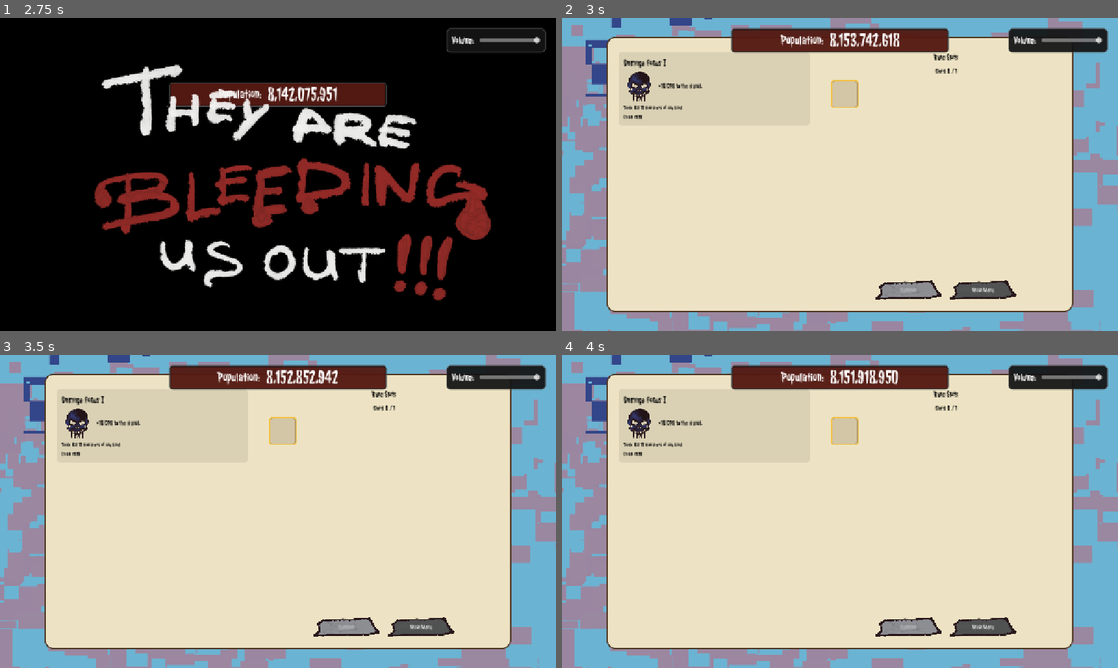
Above: before the commit, frames 1-4 (two rows, left to right).
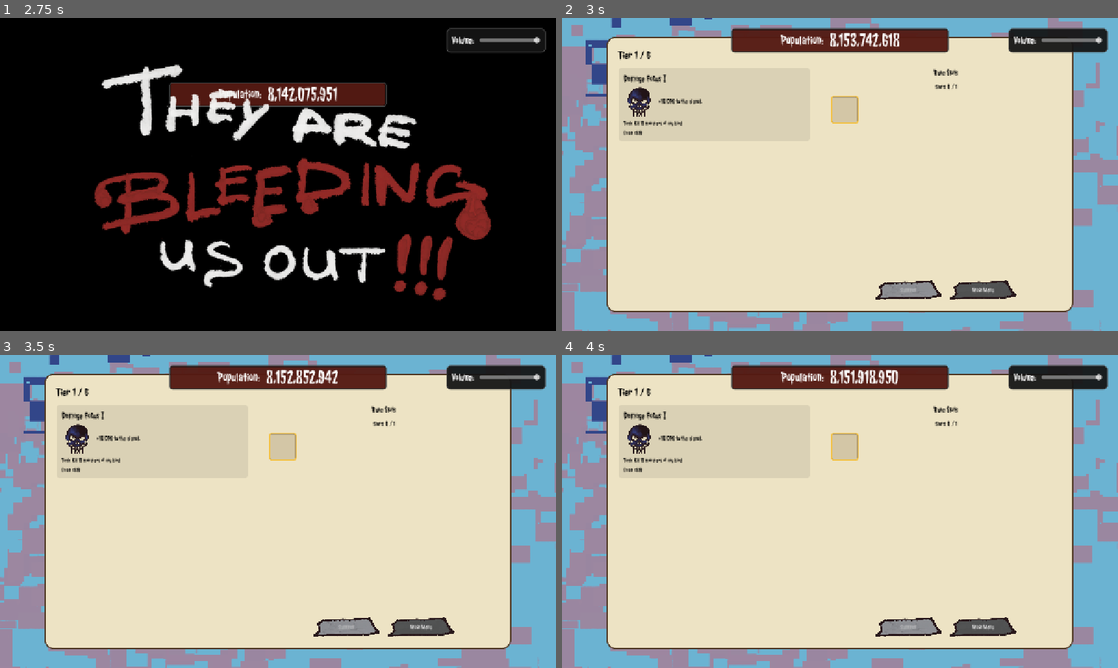
Above: after the commit, the same moments.

Repository: Tapot/ld59
Game: Godot game, scene res://scenes/flow/main_menu.tscn
The game is run twice, just before and just after one commit, with the same random seed, the same clock (stepped at 60 frames per second) and the same inputs. Sound files missing from this copy of the repository are replaced by a short silence.
Inputs (mouse positions are in pixels of both pictures, inside the frame that each line leads up to):
- Up to frame 1 (2.75 s): click "Let's Go" at 0.5 s; move the mouse to (400, 158) at 1.27 s; click (400, 158) at 1.42 s; move the mouse to (166, 190) at 2.02 s; click (166, 190) at 2.17 s
- Up to frame 2 (3 s): move the mouse to (895, 105) at 2.77 s; click (895, 105) at 2.92 s
- Up to frame 3 (3.5 s): no input
- Up to frame 4 (4 s): move the mouse to (812, 574) at 3.52 s; click (812, 574) at 3.67 s

Frame 1 is identical in both runs. In frame 2, 1.9% of the frame differs, in the area x 10-72%, y 10-38%; in frame 3, 1.9%; in frame 4, 1.9%.

Commit message:
after all refactoring

Diff:
--- a/scenes/flow/game.tscn
+++ b/scenes/flow/game.tscn
@@ -16,18 +16,6 @@
 border_width_right = 4
 border_width_bottom = 4
 border_color = Color(0.52, 0.52, 0.52, 1)
-
-[sub_resource type="StyleBoxFlat" id="3"]
-bg_color = Color(0.09, 0.09, 0.09, 1)
-border_width_left = 3
-border_width_top = 3
-border_width_right = 3
-border_width_bottom = 3
-border_color = Color(0.35, 0.35, 0.35, 1)
-corner_radius_top_left = 10
-corner_radius_top_right = 10
-corner_radius_bottom_right = 10
-corner_radius_bottom_left = 10
 
 [sub_resource type="StyleBoxTexture" id="2"]
 texture = ExtResource("8_runback")
@@ -63,50 +51,6 @@
 grow_vertical = 2
 theme_override_styles/panel = SubResource("1")
 
-[node name="TopBar" type="Panel" parent="OuterFrame" unique_id=947819436]
-visible = false
-layout_mode = 1
-anchors_preset = 10
-anchor_right = 1.0
-offset_left = 18.0
-offset_top = 18.0
-offset_right = -18.0
-offset_bottom = 72.0
-grow_horizontal = 2
-theme_override_styles/panel = SubResource("3")
-
-[node name="TopBarMargin" type="MarginContainer" parent="OuterFrame/TopBar" unique_id=985708824]
-visible = false
-layout_mode = 1
-anchors_preset = 15
-anchor_right = 1.0
-anchor_bottom = 1.0
-grow_horizontal = 2
-grow_vertical = 2
-theme_override_constants/margin_left = 14
-theme_override_constants/margin_top = 10
-theme_override_constants/margin_right = 14
-theme_override_constants/margin_bottom = 10
-
-[node name="TopBarContent" type="HBoxContainer" parent="OuterFrame/TopBar/TopBarMargin" unique_id=1289541072]
-visible = false
-layout_mode = 2
-size_flags_vertical = 3
-theme_override_constants/separation = 18
-
-[node name="DrainLabel" type="Label" parent="OuterFrame/TopBar/TopBarMargin/TopBarContent" unique_id=367685242]
-visible = false
-layout_mode = 2
-size_flags_horizontal = 3
-text = "Drain / sec: 0"
-
-[node name="TierLabel" type="Label" parent="OuterFrame/TopBar/TopBarMargin/TopBarContent" unique_id=1398020422]
-visible = false
-layout_mode = 2
-theme_override_font_sizes/font_size = 20
-text = "Tier 1"
-horizontal_alignment = 2
-
 [node name="PlayfieldFrame" type="Panel" parent="OuterFrame" unique_id=836774534]
 layout_mode = 1
 anchors_preset = 15
@@ -119,15 +63,15 @@
 [node name="World" type="Node2D" parent="OuterFrame/PlayfieldFrame" unique_id=2059027428]
 position = Vector2(4, 4)
 
-[node name="Monsters" type="Node2D" parent="OuterFrame/PlayfieldFrame/World" unique_id=866953177]
+[node name="MonsterLayer" type="Node2D" parent="OuterFrame/PlayfieldFrame/World" unique_id=866953177]
 
-[node name="Projectiles" type="Node2D" parent="OuterFrame/PlayfieldFrame/World" unique_id=1783897301]
+[node name="ProjectileLayer" type="Node2D" parent="OuterFrame/PlayfieldFrame/World" unique_id=1783897301]
 
-[node name="BurnGround" type="Node2D" parent="OuterFrame/PlayfieldFrame/World" unique_id=325149163 groups=["burn_ground"]]
+[node name="BurnGroundLayer" type="Node2D" parent="OuterFrame/PlayfieldFrame/World" unique_id=325149163 groups=["burn_ground"]]
 script = ExtResource("7_burnground")
 
 [node name="MonsterSpawner" parent="OuterFrame/PlayfieldFrame/World" unique_id=1991069300 instance=ExtResource("2")]
-monster_container_path = NodePath("../Monsters")
+monster_container_path = NodePath("../MonsterLayer")
 
 [node name="PlayerAttack" parent="OuterFrame/PlayfieldFrame/World" unique_id=263259909 instance=ExtResource("3")]
 attack_bounds_size = Vector2(900, 640)
--- a/scenes/flow/upgrades_screen.tscn
+++ b/scenes/flow/upgrades_screen.tscn
@@ -26,7 +26,7 @@
 [sub_resource type="StyleBoxTexture" id="3"]
 texture = ExtResource("6_btnh")
 
-[node name="RuneSelection" type="Control" unique_id=65503313]
+[node name="RuneSelectionScreen" type="Control" unique_id=65503313]
 layout_mode = 3
 anchors_preset = 15
 anchor_right = 1.0
@@ -79,7 +79,6 @@
 theme_override_constants/separation = 4
 
 [node name="TierLabel" type="Label" parent="Paper/Margin/Content/Header" unique_id=1797154678]
-visible = false
 layout_mode = 2
 theme_override_colors/font_color = Color(0, 0, 0, 1)
 theme_override_fonts/font = ExtResource("7_font")
@@ -95,14 +94,6 @@
 layout_mode = 2
 size_flags_horizontal = 3
 theme_override_constants/separation = 8
-
-[node name="RuneListLabel" type="Label" parent="Paper/Margin/Content/MainArea/LeftPanel" unique_id=739972473]
-visible = false
-layout_mode = 2
-theme_override_colors/font_color = Color(0, 0, 0, 1)
-theme_override_fonts/font = ExtResource("7_font")
-theme_override_font_sizes/font_size = 18
-text = "Available Runes"
 
 [node name="RuneListScroll" type="ScrollContainer" parent="Paper/Margin/Content/MainArea/LeftPanel" unique_id=2060408123]
 layout_mode = 2
--- a/scenes/ui/meta/upgrade_node.tscn
+++ /dev/null
@@ -1,118 +0,0 @@
-[gd_scene format=3 uid="uid://dnicupbermcvm"]
-
-[ext_resource type="Script" uid="uid://cruyh6g8yynn7" path="res://scripts/ui/meta/upgrade_node.gd" id="1_f7s4t"]
-[ext_resource type="Texture2D" path="res://icon.svg" id="2_8y3yc"]
-[ext_resource type="FontFile" uid="uid://kxq0dfj5rsu8" path="res://assets/fonts/Jolly_Lodger/JollyLodger-Regular.ttf" id="3_font"]
-
-[sub_resource type="StyleBoxFlat" id="StyleBoxFlat_node_normal"]
-bg_color = Color(0.12, 0.12, 0.12, 1)
-border_width_left = 2
-border_width_top = 2
-border_width_right = 2
-border_width_bottom = 2
-border_color = Color(0.32, 0.32, 0.32, 1)
-corner_radius_top_left = 10
-corner_radius_top_right = 10
-corner_radius_bottom_right = 10
-corner_radius_bottom_left = 10
-
-[sub_resource type="StyleBoxFlat" id="StyleBoxFlat_node_pressed"]
-bg_color = Color(0.18, 0.22, 0.26, 1)
-border_width_left = 2
-border_width_top = 2
-border_width_right = 2
-border_width_bottom = 2
-border_color = Color(0.3, 0.62, 1, 1)
-corner_radius_top_left = 10
-corner_radius_top_right = 10
-corner_radius_bottom_right = 10
-corner_radius_bottom_left = 10
-
-[sub_resource type="StyleBoxFlat" id="StyleBoxFlat_node_hover"]
-bg_color = Color(0.16, 0.18, 0.2, 1)
-border_width_left = 2
-border_width_top = 2
-border_width_right = 2
-border_width_bottom = 2
-border_color = Color(0.3, 0.62, 1, 1)
-corner_radius_top_left = 10
-corner_radius_top_right = 10
-corner_radius_bottom_right = 10
-corner_radius_bottom_left = 10
-
-[sub_resource type="StyleBoxFlat" id="StyleBoxFlat_node_disabled"]
-bg_color = Color(0.09, 0.09, 0.09, 1)
-border_width_left = 2
-border_width_top = 2
-border_width_right = 2
-border_width_bottom = 2
-border_color = Color(0.2, 0.2, 0.2, 1)
-corner_radius_top_left = 10
-corner_radius_top_right = 10
-corner_radius_bottom_right = 10
-corner_radius_bottom_left = 10
-
-[node name="UpgradeNode" type="Button" unique_id=1803159965]
-custom_minimum_size = Vector2(220, 146)
-focus_mode = 0
-theme_override_fonts/font = ExtResource("3_font")
-theme_override_styles/normal = SubResource("StyleBoxFlat_node_normal")
-theme_override_styles/pressed = SubResource("StyleBoxFlat_node_pressed")
-theme_override_styles/hover = SubResource("StyleBoxFlat_node_hover")
-theme_override_styles/disabled = SubResource("StyleBoxFlat_node_disabled")
-script = ExtResource("1_f7s4t")
-
-[node name="ContentMargin" type="MarginContainer" parent="." unique_id=981542709]
-layout_mode = 1
-anchors_preset = 15
-anchor_right = 1.0
-anchor_bottom = 1.0
-grow_horizontal = 2
-grow_vertical = 2
-theme_override_constants/margin_left = 12
-theme_override_constants/margin_top = 12
-theme_override_constants/margin_right = 12
-theme_override_constants/margin_bottom = 12
-
-[node name="Content" type="VBoxContainer" parent="ContentMargin" unique_id=96054536]
-layout_mode = 2
-size_flags_vertical = 3
-theme_override_constants/separation = 10
-
-[node name="TopRow" type="HBoxContainer" parent="ContentMargin/Content" unique_id=2011865462]
-layout_mode = 2
-theme_override_constants/separation = 10
-alignment = 1
-
-[node name="IconRect" type="TextureRect" parent="ContentMargin/Content/TopRow" unique_id=1782425121]
-custom_minimum_size = Vector2(44, 44)
-layout_mode = 2
-texture = ExtResource("2_8y3yc")
-expand_mode = 4
-stretch_mode = 5
-
-[node name="TitleLabel" type="Label" parent="ContentMargin/Content/TopRow" unique_id=758258348]
-custom_minimum_size = Vector2(0, 44)
-layout_mode = 2
-size_flags_horizontal = 3
-text = "Upgrade"
-vertical_alignment = 1
-autowrap_mode = 3
-
-[node name="AffordDot" type="ColorRect" parent="ContentMargin/Content/TopRow" unique_id=975784473]
-visible = false
-custom_minimum_size = Vector2(12, 12)
-layout_mode = 2
-color = Color(0.9, 0.2, 0.2, 1)
-
-[node name="ProgressBar" type="ProgressBar" parent="ContentMargin/Content" unique_id=484676936]
-custom_minimum_size = Vector2(0, 18)
-layout_mode = 2
-max_value = 5.0
-show_percentage = false
-
-[node name="LevelPriceLabel" type="Label" parent="ContentMargin/Content" unique_id=298221606]
-custom_minimum_size = Vector2(0, 24)
-layout_mode = 2
-text = "0/5 - 0"
-horizontal_alignment = 1
--- a/scenes/ui/widgets/drain_rate_widget.tscn
+++ /dev/null
@@ -1,56 +0,0 @@
-[gd_scene format=3]
-
-[ext_resource type="Script" path="res://scripts/ui/widgets/drain_rate_widget.gd" id="1"]
-
-[sub_resource type="StyleBoxFlat" id="StyleBox_1"]
-bg_color = Color(0.04, 0.04, 0.04, 0.92)
-border_width_left = 2
-border_width_top = 2
-border_width_right = 2
-border_width_bottom = 2
-border_color = Color(0.28, 0.28, 0.28, 1)
-corner_radius_top_left = 6
-corner_radius_top_right = 6
-corner_radius_bottom_right = 6
-corner_radius_bottom_left = 6
-
-[node name="DrainRateWidget" type="Control"]
-custom_minimum_size = Vector2(200, 56)
-script = ExtResource("1")
-
-[node name="BgPanel" type="Panel" parent="."]
-layout_mode = 1
-anchors_preset = 15
-anchor_right = 1.0
-anchor_bottom = 1.0
-grow_horizontal = 2
-grow_vertical = 2
-theme_override_styles/panel = SubResource("StyleBox_1")
-
-[node name="Row" type="HBoxContainer" parent="."]
-layout_mode = 1
-anchors_preset = 8
-anchor_left = 0.5
-anchor_top = 0.5
-anchor_right = 0.5
-anchor_bottom = 0.5
-offset_left = -100.0
-offset_top = -28.0
-offset_right = 100.0
-offset_bottom = 28.0
-grow_horizontal = 2
-grow_vertical = 2
-alignment = 1
-theme_override_constants/separation = 4
-
-[node name="TitleLabel" type="Label" parent="Row"]
-layout_mode = 2
-theme_override_font_sizes/font_size = 16
-text = "↓ "
-vertical_alignment = 1
-
-[node name="ValueLabel" type="Label" parent="Row"]
-layout_mode = 2
-theme_override_font_sizes/font_size = 20
-text = "0/sec"
-vertical_alignment = 1
--- a/scenes/ui/widgets/monster_counter.tscn
+++ /dev/null
@@ -1,55 +0,0 @@
-[gd_scene format=3 uid="uid://darsag1d1jsmq"]
-
-[ext_resource type="Script" uid="uid://btocaumhy5dt4" path="res://scripts/ui/widgets/monster_counter.gd" id="1"]
-
-[sub_resource type="StyleBoxFlat" id="StyleBox_1"]
-bg_color = Color(0.04, 0.04, 0.04, 0.92)
-border_width_left = 2
-border_width_top = 2
-border_width_right = 2
-border_width_bottom = 2
-border_color = Color(0.28, 0.28, 0.28, 1)
-corner_radius_top_left = 6
-corner_radius_top_right = 6
-corner_radius_bottom_right = 6
-corner_radius_bottom_left = 6
-
-[node name="MonsterCounter" type="Control" unique_id=145768536]
-custom_minimum_size = Vector2(200, 56)
-layout_mode = 3
-anchors_preset = 0
-script = ExtResource("1")
-
-[node name="Row" type="HBoxContainer" parent="." unique_id=1729995174]
-layout_mode = 1
-anchors_preset = 8
-anchor_left = 0.5
-anchor_top = 0.5
-anchor_right = 0.5
-anchor_bottom = 0.5
-offset_left = -84.0
-offset_top = -31.0
-offset_right = 184.0
-offset_bottom = 25.0
-grow_horizontal = 2
-grow_vertical = 2
-theme_override_constants/separation = 6
-alignment = 1
-
-[node name="TitleLabel" type="Label" parent="Row" unique_id=1089183933]
-layout_mode = 2
-theme_override_font_sizes/font_size = 20
-text = "Monsters: "
-horizontal_alignment = 2
-
-[node name="ValueLabel" type="Label" parent="Row" unique_id=411903432]
-layout_mode = 2
-theme_override_font_sizes/font_size = 28
-text = "1,618"
-
-[node name="BgPanel" type="Panel" parent="." unique_id=1295888597]
-custom_minimum_size = Vector2(100, 50)
-layout_mode = 1
-offset_right = 100.0
-offset_bottom = 50.0
-theme_override_styles/panel = SubResource("StyleBox_1")
--- a/scenes/ui/widgets/wave_ui.tscn
+++ /dev/null
@@ -1,67 +0,0 @@
-[gd_scene format=3 uid="uid://bp7oj4u8vvw1j"]
-
-[ext_resource type="Script" uid="uid://mxsl4amhpxbm" path="res://scripts/ui/core/wave_ui.gd" id="1_ecnh3"]
-
-[sub_resource type="LabelSettings" id="LabelSettings_wave_name"]
-font_size = 20
-font_color = Color(0.75, 0.75, 0.75, 1)
-
-[sub_resource type="StyleBoxFlat" id="StyleBoxFlat_wave_progress_track"]
-bg_color = Color(0.16, 0.16, 0.16, 1)
-border_width_left = 2
-border_width_top = 2
-border_width_right = 2
-border_width_bottom = 2
-border_color = Color(0.34, 0.34, 0.34, 1)
-
-[node name="WaveUI" type="VBoxContainer" unique_id=271425506]
-theme_override_constants/separation = 10
-script = ExtResource("1_ecnh3")
-
-[node name="WaveTrackRow" type="HBoxContainer" parent="." unique_id=1474499297]
-custom_minimum_size = Vector2(0, 216)
-layout_mode = 2
-theme_override_constants/separation = 12
-
-[node name="WaveNames" type="VBoxContainer" parent="WaveTrackRow" unique_id=1292809848]
-custom_minimum_size = Vector2(120, 216)
-layout_mode = 2
-theme_override_constants/separation = 0
-
-[node name="Wave1Label" type="Label" parent="WaveTrackRow/WaveNames" unique_id=26829118]
-custom_minimum_size = Vector2(0, 72)
-layout_mode = 2
-text = "Wave 1"
-label_settings = SubResource("LabelSettings_wave_name")
-vertical_alignment = 1
-
-[node name="Wave2Label" type="Label" parent="WaveTrackRow/WaveNames" unique_id=1742248508]
-custom_minimum_size = Vector2(0, 72)
-layout_mode = 2
-text = "Wave 2"
-label_settings = SubResource("LabelSettings_wave_name")
-vertical_alignment = 1
-
-[node name="Wave3Label" type="Label" parent="WaveTrackRow/WaveNames" unique_id=119573826]
-custom_minimum_size = Vector2(0, 72)
-layout_mode = 2
-text = "Wave 3"
-label_settings = SubResource("LabelSettings_wave_name")
-vertical_alignment = 1
-
-[node name="WaveProgressTrack" type="Panel" parent="WaveTrackRow" unique_id=1959962912]
-custom_minimum_size = Vector2(30, 216)
-layout_mode = 2
-theme_override_styles/panel = SubResource("StyleBoxFlat_wave_progress_track")
-
-[node name="ProgressBar" type="ProgressBar" parent="WaveTrackRow/WaveProgressTrack" unique_id=947208770]
-layout_mode = 1
-anchors_preset = 15
-anchor_right = 1.0
-anchor_bottom = 1.0
-grow_horizontal = 2
-grow_vertical = 2
-max_value = 1.0
-value = 0.5
-fill_mode = 2
-show_percentage = false
--- a/scripts/flow/game.gd
+++ b/scripts/flow/game.gd
@@ -16,10 +16,8 @@
 const BUBBLE_VOLUME_RANGE: float = 1.5
 
 @onready var monster_spawner: MonsterSpawner = $OuterFrame/PlayfieldFrame/World/MonsterSpawner
-@onready var projectile_container: Node2D = $OuterFrame/PlayfieldFrame/World/Projectiles
+@onready var projectile_container: Node2D = $OuterFrame/PlayfieldFrame/World/ProjectileLayer
 @onready var player_attack: PlayerAttack = $OuterFrame/PlayfieldFrame/World/PlayerAttack
-@onready var drain_label: Label = $OuterFrame/TopBar/TopBarMargin/TopBarContent/DrainLabel
-@onready var tier_label: Label = $OuterFrame/TopBar/TopBarMargin/TopBarContent/TierLabel
 @onready var objectives_scroll: ObjectivesScrollWidget = $OuterFrame/SidePanel/SidePanelMargin/SidePanelContent/ObjectivesScroll
 @onready var exit_button: Button = $OuterFrame/SidePanel/SidePanelMargin/SidePanelContent/ExitButton
 @onready var population_counter = $PopulationCounter
@@ -85,7 +83,6 @@
 	player_attack.lifetime_slow_scale = SessionState.get_lifetime_slow_scale(player_attack.lifetime_slow_scale)
 	player_attack.stasis_field_enabled = SessionState.is_stasis_field_enabled()
 	player_attack.refresh_runtime_configuration()
-	tier_label.text = "Tier %d" % SessionState.get_current_tier()
 
 
 func _on_monster_spawned(monster: Monster) -> void:
@@ -182,12 +179,11 @@
 		SessionState.add_lingering_monster(monster.to_lingering_data())
 
 
-func _refresh_population_ui(current_population: int, drain_per_second: int) -> void:
+func _refresh_population_ui(current_population: int, _drain_per_second: int) -> void:
 	population_counter.set_population_value(SessionState.format_population(current_population))
 	var start_pop: int = SessionState.get_population_start()
 	var ratio: float = float(current_population) / float(start_pop) if start_pop > 0 else 0.0
 	population_counter.set_progress(ratio)
-	drain_label.text = "Drain / sec: %s" % SessionState.format_population(drain_per_second)
 
 
 func _refresh_objectives_ui() -> void:
--- a/scripts/flow/main_menu.gd
+++ b/scripts/flow/main_menu.gd
@@ -2,9 +2,7 @@
 
 
 const INTRO_SCENE_PATH: String = "res://scenes/flow/intro_sequence.tscn"
-const MAIN_MENU_BACKGROUND_PATH: String = "res://start_background.png"
 
-@onready var background: TextureRect = $Background
 @onready var start_button: Button = $Content/StartButton
 
 
--- a/scripts/flow/run_end_choice.gd
+++ /dev/null
@@ -1,32 +0,0 @@
-extends Control
-
-
-const GAME_SCENE_PATH: String = "res://scenes/flow/game.tscn"
-const UPGRADES_SCENE_PATH: String = "res://scenes/flow/upgrades_screen.tscn"
-
-@onready var summary_label: Label = $CenterPanel/Margin/Content/SummaryLabel
-@onready var runes_label: Label = $CenterPanel/Margin/Content/RunesLabel
-@onready var upgrades_button: Button = $CenterPanel/Margin/Content/ButtonsRow/UpgradesButton
-@onready var spawn_again_button: Button = $CenterPanel/Margin/Content/ButtonsRow/SpawnAgainButton
-
-
-func _ready() -> void:
-	Audio.play_music("rune_room", Audio.MUSIC_RUNE_ROOM)
-	upgrades_button.pressed.connect(_on_upgrades_button_pressed)
-	spawn_again_button.pressed.connect(_on_spawn_again_button_pressed)
-	spawn_again_button.grab_focus()
-	_refresh_summary()
-
-
-func _refresh_summary() -> void:
-	summary_label.text = "Run complete. Kills: %d." % SessionState.get_last_run_kills()
-	runes_label.text = "Runes banked: %d" % SessionState.get_runes()
-
-
-func _on_upgrades_button_pressed() -> void:
-	get_tree().change_scene_to_file(UPGRADES_SCENE_PATH)
-
-
-func _on_spawn_again_button_pressed() -> void:
-	SessionState.start_next_run()
-	get_tree().change_scene_to_file(GAME_SCENE_PATH)
--- a/scripts/ui/core/wave_ui.gd
+++ /dev/null
@@ -1,11 +0,0 @@
-class_name WaveUI
-extends VBoxContainer
-
-
-@onready var progress_bar: ProgressBar = $WaveTrackRow/WaveProgressTrack/ProgressBar
-
-
-func set_progress(value: float, max_value: float) -> void:
-	var safe_max_value: float = max(max_value, 0.000001)
-	progress_bar.max_value = safe_max_value
-	progress_bar.value = clamp(value, 0.0, safe_max_value)
--- a/scripts/ui/meta/upgrade_node.gd
+++ /dev/null
@@ -1,56 +0,0 @@
-class_name UpgradeNode
-extends Button
-
-
-signal purchase_requested(upgrade_id: String)
-
-
-const NORMAL_PROGRESS_COLOR: Color = Color(0.24, 0.62, 1.0, 1.0)
-const MAXED_PROGRESS_COLOR: Color = Color(0.28, 0.86, 0.42, 1.0)
-
-@onready var icon_rect: TextureRect = $ContentMargin/Content/TopRow/IconRect
-@onready var title_label: Label = $ContentMargin/Content/TopRow/TitleLabel
-@onready var afford_dot: ColorRect = $ContentMargin/Content/TopRow/AffordDot
-@onready var progress_bar: ProgressBar = $ContentMargin/Content/ProgressBar
-@onready var level_price_label: Label = $ContentMargin/Content/LevelPriceLabel
-
-var _upgrade_id: String = ""
-var _is_actionable: bool = false
-
-
-func _ready() -> void:
-	pressed.connect(_on_pressed)
-
-
-func configure(definition: Dictionary, current_level: int) -> void:
-	_upgrade_id = str(definition.get("id", ""))
-	var max_level: int = maxi(1, int(definition.get("max_level", 1)))
-	var is_maxed: bool = current_level >= max_level
-	var can_purchase: bool = SessionState.can_purchase_upgrade(_upgrade_id)
-	var next_cost: int = SessionState.get_upgrade_next_cost(_upgrade_id)
-	var icon_path: String = str(definition.get("icon", ""))
-	var icon_texture: Texture2D = load(icon_path) as Texture2D
-
-	text = ""
-	tooltip_text = str(definition.get("description", ""))
-	title_label.text = str(definition.get("title", _upgrade_id))
-	icon_rect.texture = icon_texture
-	progress_bar.max_value = float(max_level)
-	progress_bar.value = float(current_level)
-	progress_bar.modulate = MAXED_PROGRESS_COLOR if is_maxed else NORMAL_PROGRESS_COLOR
-
-	if is_maxed:
-		level_price_label.text = "%d/%d" % [current_level, max_level]
-	else:
-		level_price_label.text = "%d/%d - %d" % [current_level, max_level, next_cost]
-
-	_is_actionable = can_purchase and not is_maxed
-	afford_dot.visible = _is_actionable
-	disabled = not _is_actionable
-
-
-func _on_pressed() -> void:
-	if not _is_actionable:
-		return
-
-	purchase_requested.emit(_upgrade_id)
--- a/scripts/ui/widgets/drain_rate_widget.gd
+++ /dev/null
@@ -1,9 +0,0 @@
-class_name DrainRateWidget
-extends Control
-
-
-@onready var value_label: Label = $Row/ValueLabel
-
-
-func set_drain_value(formatted_number: String) -> void:
-	value_label.text = "%s/sec" % formatted_number
--- a/scripts/ui/widgets/monster_counter.gd
+++ /dev/null
@@ -1,10 +0,0 @@
-class_name MonsterCounter
-extends Control
-
-
-@onready var title_label: Label = $Row/TitleLabel
-@onready var value_label: Label = $Row/ValueLabel
-
-
-func set_monster_count(count: int) -> void:
-	value_label.text = str(count)
Not shown, changed: export_presets.cfg
Not shown: 1 places in scenes/flow/main_menu.tscn that only renumber resources
Not shown: 1 places in scenes/flow/upgrades_screen.tscn that only renumber resources
Not shown, removed: scripts/flow/run_end_choice.gd.uid
Not shown, removed: scripts/ui/core/wave_ui.gd.uid
Not shown, removed: scripts/ui/meta/upgrade_node.gd.uid
Not shown, removed: scripts/ui/widgets/drain_rate_widget.gd.uid
Not shown, removed: scripts/ui/widgets/monster_counter.gd.uid
